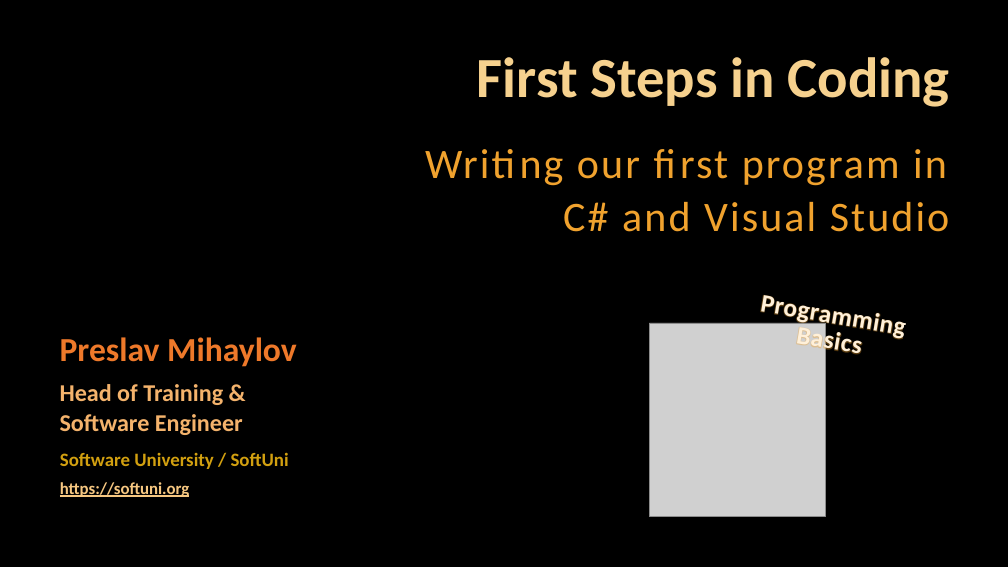
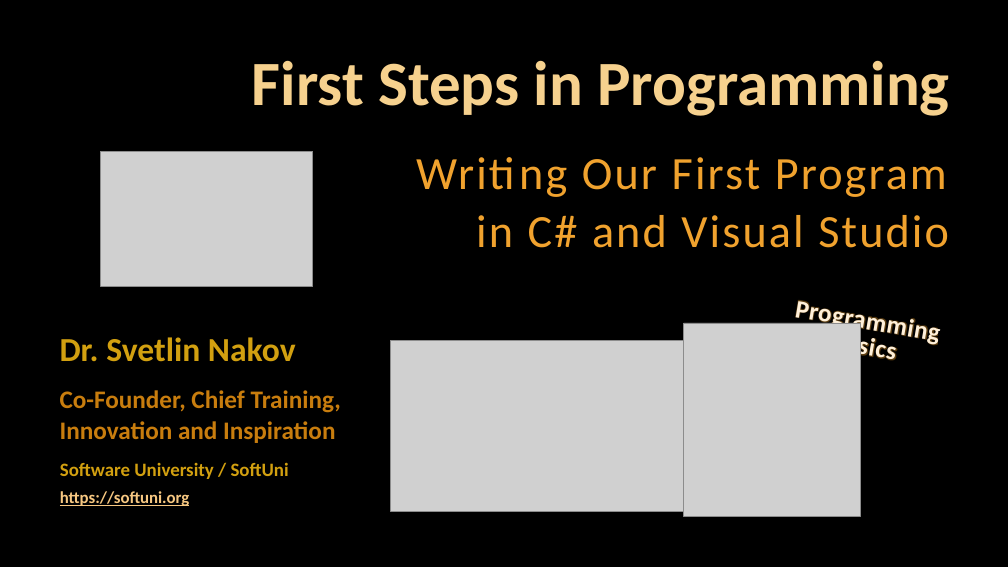
Before and after one commit to SoftUni/Programming-Basics-Book-CSharp-EN, a slide deck: slide 1 of resources/Presentation-Slides/Chapter-1-Into-Programming/01.Chapter-Overview.pptx. Drawn at 1008x567 pixels with LibreOffice and Linux fonts; fonts in the diff are those of the drawing; grey boxes stand for pictures; background and template pictures are left out. Boxes give left, top, right and bottom in pixels: in the first picture for what was removed or moved away, otherwise in the second. Text is boxed around its words. In the diff, an @@ line names an element or a change of style, - is before the commit and + after.

```diff
--- a/resources/Presentation-Slides/Chapter-1-Into-Programming/01.Chapter-Overview.pptx
+++ b/resources/Presentation-Slides/Chapter-1-Into-Programming/01.Chapter-Overview.pptx
@@ title at [252, 60, 950, 116]: text changed; size 54 to 60 pt @@
-First Steps in Coding
+First Steps in Programming
@@ picture added at [101, 151, 312, 287] @@
@@ subtitle at [416, 157, 949, 248]: text changed; size 40 to 44 pt @@
-Writing our first program in
-C# and Visual Studio
+Writing Our First Program
+in C# and Visual Studio
@@ text "Programming Basics": place and size @@
-text "Programming Basics" at [796, 323, 861, 358]
+text "Programming Basics" at [830, 329, 895, 364]
@@ picture: place and size @@
-picture at [650, 323, 826, 516]
+picture at [684, 323, 860, 516]
@@ text at [60, 337, 296, 362]: text changed; text colour #EE792A to #D2A010 @@
-Preslav Mihaylov
+Dr. Svetlin Nakov
@@ picture added at [390, 340, 737, 511] @@
@@ text removed at [60, 384, 243, 435] @@
-Head of Training &
-Software Engineer
@@ text added at [60, 390, 341, 443], 24 pt, text #C87D0E, bold @@
+Co-Founder, Chief Training, Innovation and Inspiration
@@ text "Software University / SoftUni": place and size @@
-text "Software University / SoftUni" at [60, 452, 289, 469]
+text "Software University / SoftUni" at [60, 462, 289, 479]
@@ text "https://softuni.org": place and size @@
-text "https://softuni.org" at [60, 482, 190, 497]
+text "https://softuni.org" at [60, 491, 190, 506]
```
Also in this commit, not shown: 2 other slides changed, 12 other files.
